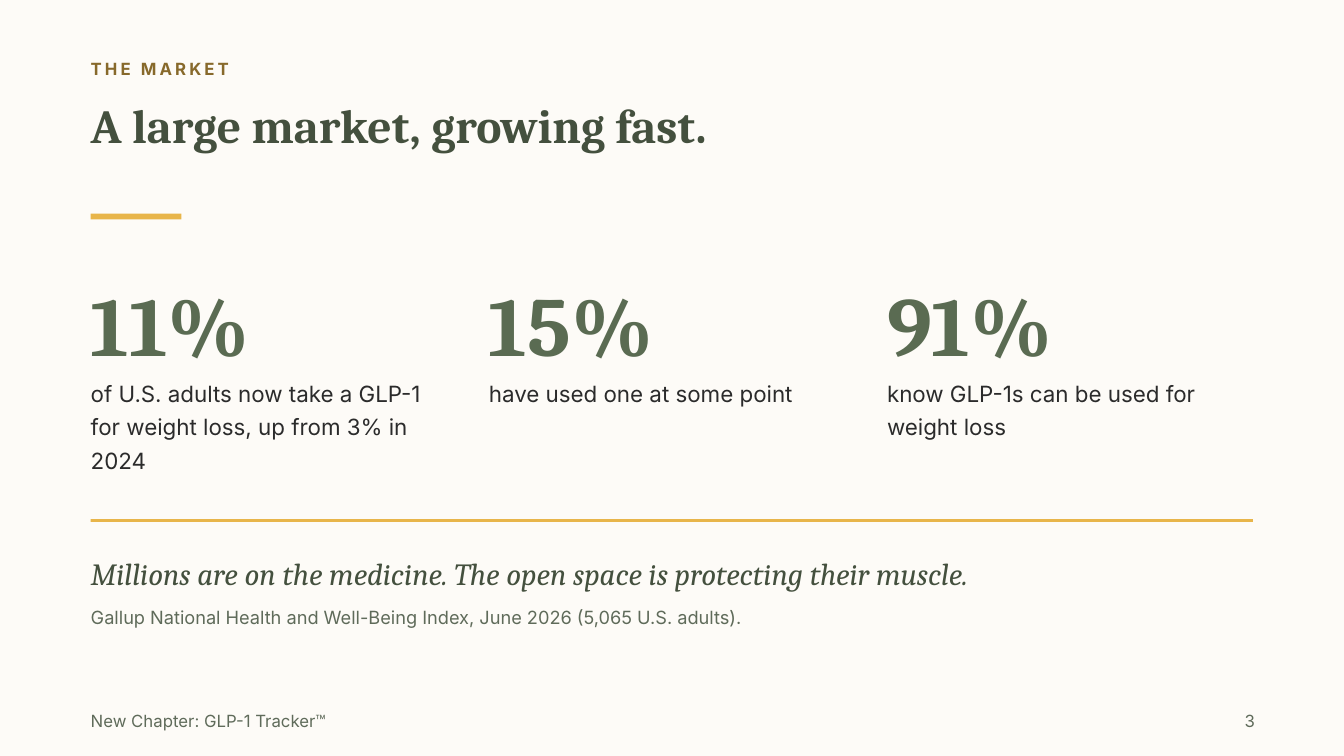
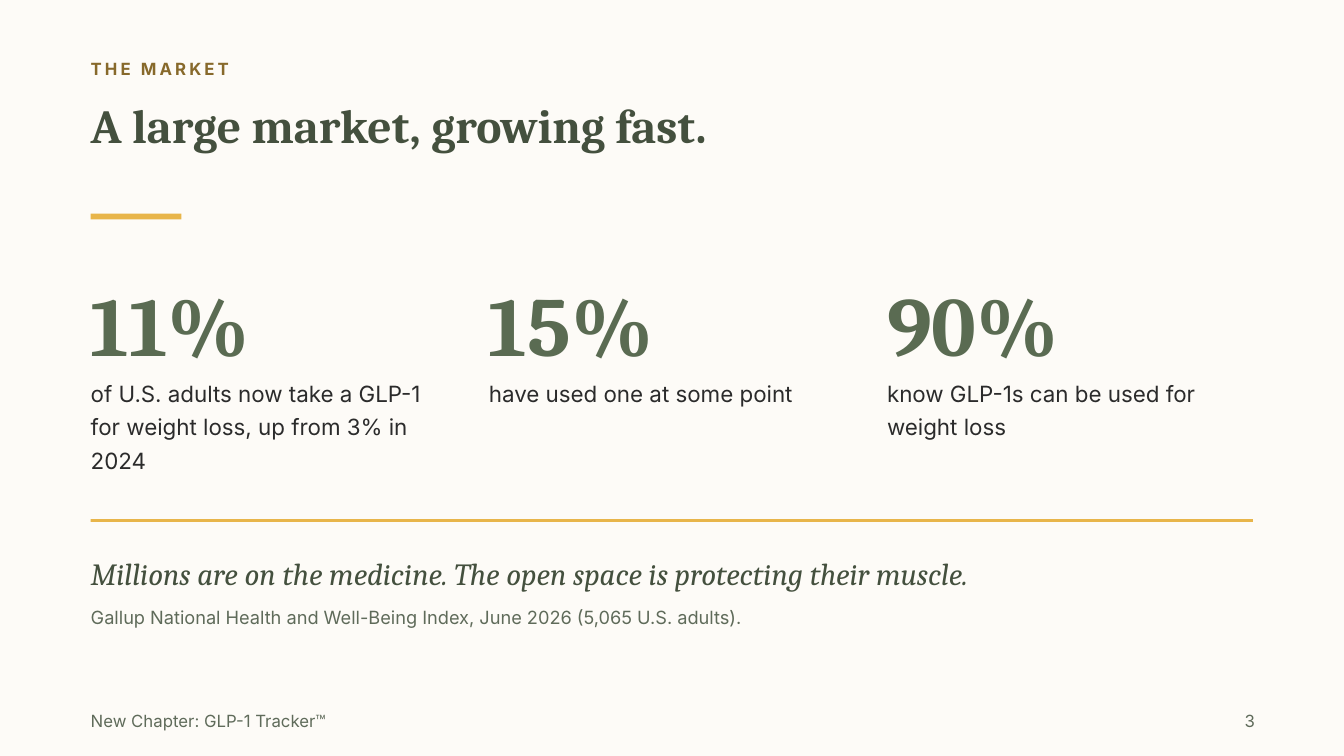
Before and after one commit to Millrjess/millrjess.github.io, a slide deck: slide 3 of assets/presentations/New_Chapter_Executive.pptx. Drawn at 1344x756 pixels with LibreOffice and Linux fonts; fonts in the diff are those of the drawing. Boxes give left, top, right and bottom in pixels: in the first picture for what was removed or moved away, otherwise in the second. Text is boxed around its words. In the diff, an @@ line names an element or a change of style, - is before the commit and + after.

```diff
--- a/assets/presentations/New_Chapter_Executive.pptx
+++ b/assets/presentations/New_Chapter_Executive.pptx
@@ text at bbox=[887, 299, 1059, 358]: text changed @@
-91%
+90%
```
Also in this commit, not shown: 7 other slides changed.
